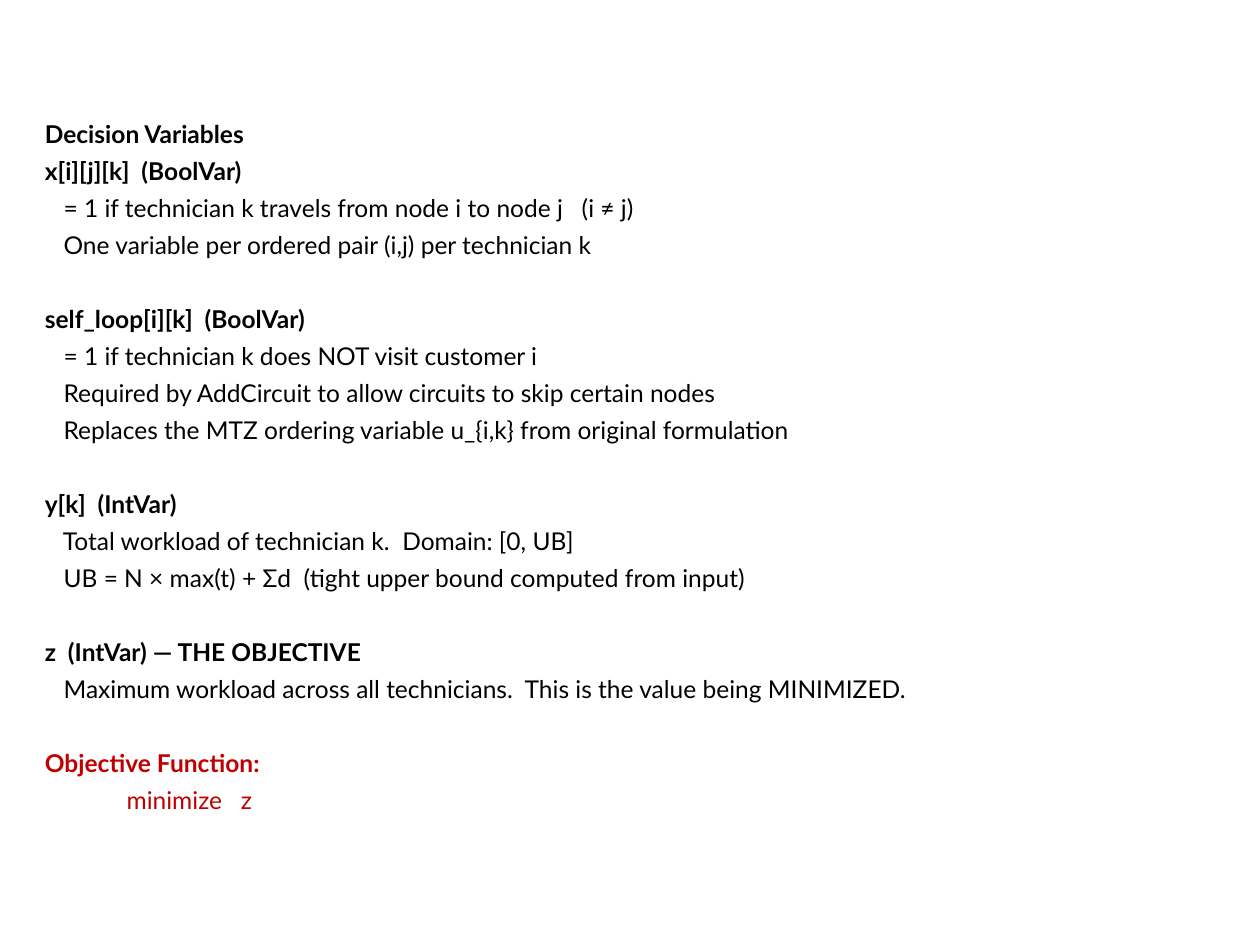
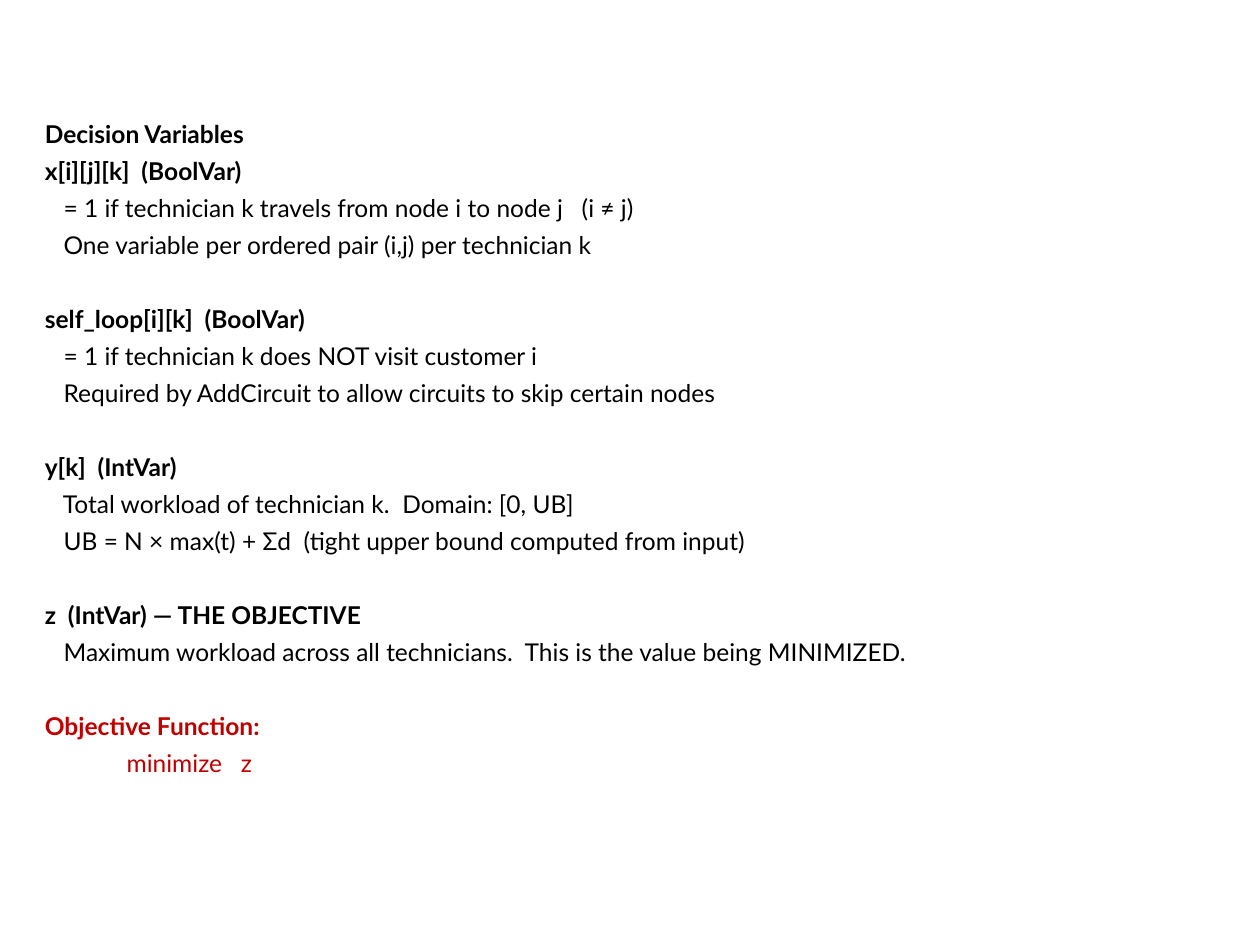
Before and after one commit to meeGit-dpm/167686_Project_Optimization, a slide deck: slide 22 of Report/FundOptG5.pptx. Drawn at 1260x945 pixels with LibreOffice and Linux fonts; fonts in the diff are those of the drawing; background and template pictures are left out. Boxes give left, top, right and bottom in pixels: in the first picture for what was removed or moved away, otherwise in the second. Text is boxed around its words. In the diff, an @@ line names an element or a change of style, - is before the commit and + after.

```diff
--- a/Report/FundOptG5.pptx
+++ b/Report/FundOptG5.pptx
@@ text at <box>64,420,788,444</box>: paragraph removed @@
-Replaces the MTZ ordering variable u_{i,k} from original formulation
```
Also in this commit, not shown: 3 other slides changed.
